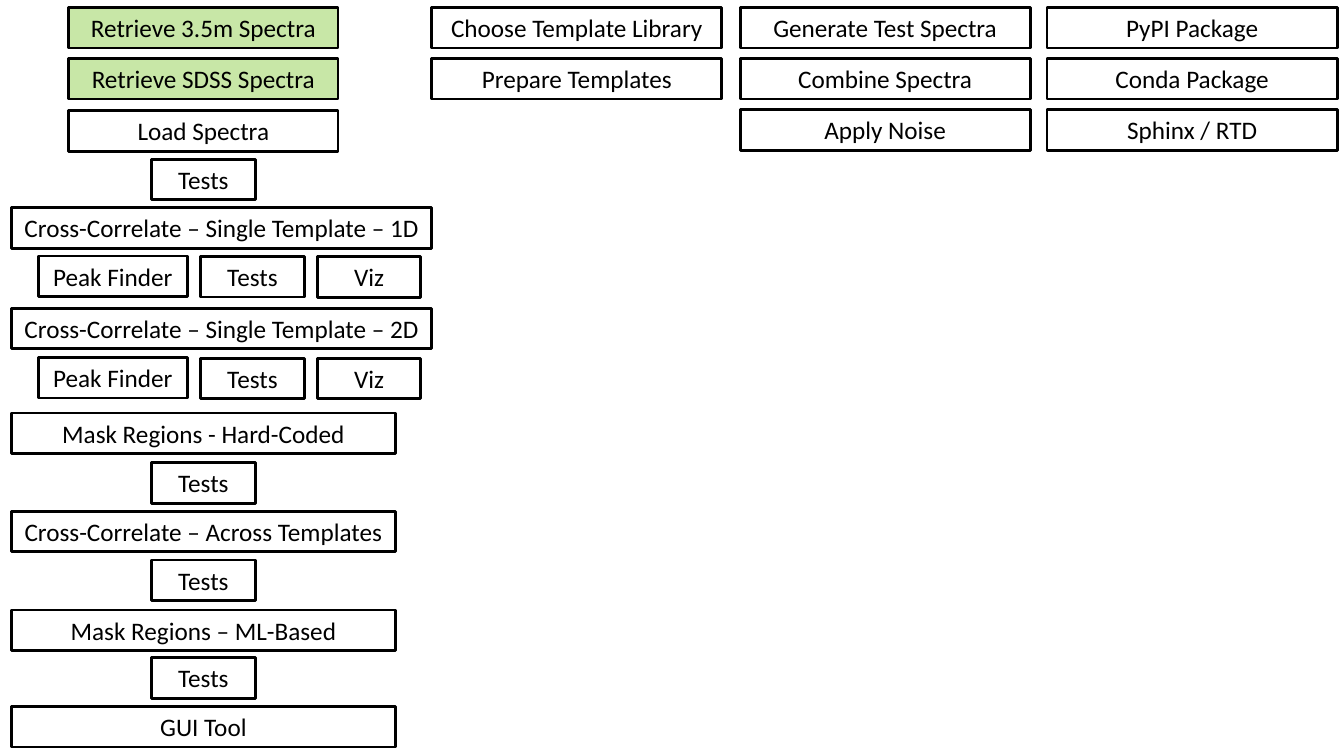
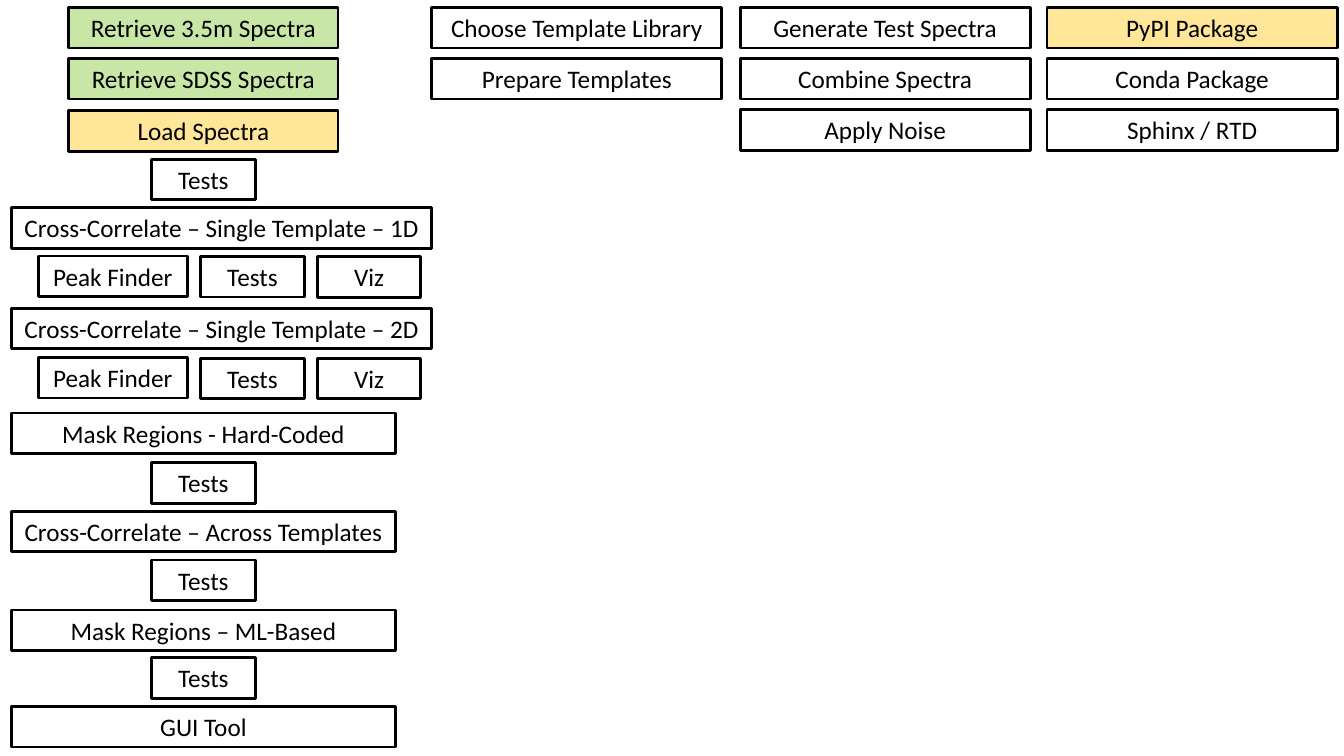
Before and after one commit to scfleming/pytodcor, a slide deck: slide 1 of design/components.pptx. Drawn at 1344x756 pixels with LibreOffice and Linux fonts; fonts in the diff are those of the drawing. Boxes give left, top, right and bottom in pixels: in the first picture for what was removed or moved away, otherwise in the second. Text is boxed around its words. In the diff, an @@ line names an element or a change of style, - is before the commit and + after.

Commit message:
update status to show work-in-progress

```diff
--- a/design/components.pptx
+++ b/design/components.pptx
@@ rectangle "PyPI Package" at (x1=1048, y1=7, x2=1338, y2=47): fill none to #FFE699 @@
@@ rectangle "Load Spectra" at (x1=69, y1=111, x2=338, y2=151): fill none to #FFE699 @@
```
